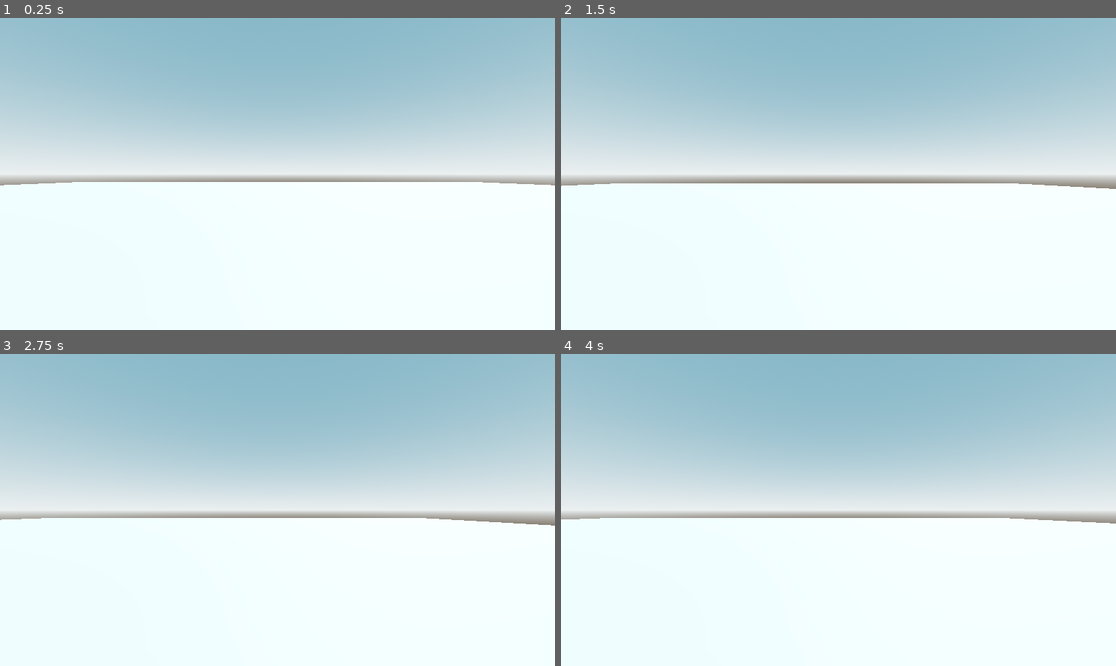
Above: before the commit, frames 1-4 (two rows, left to right).
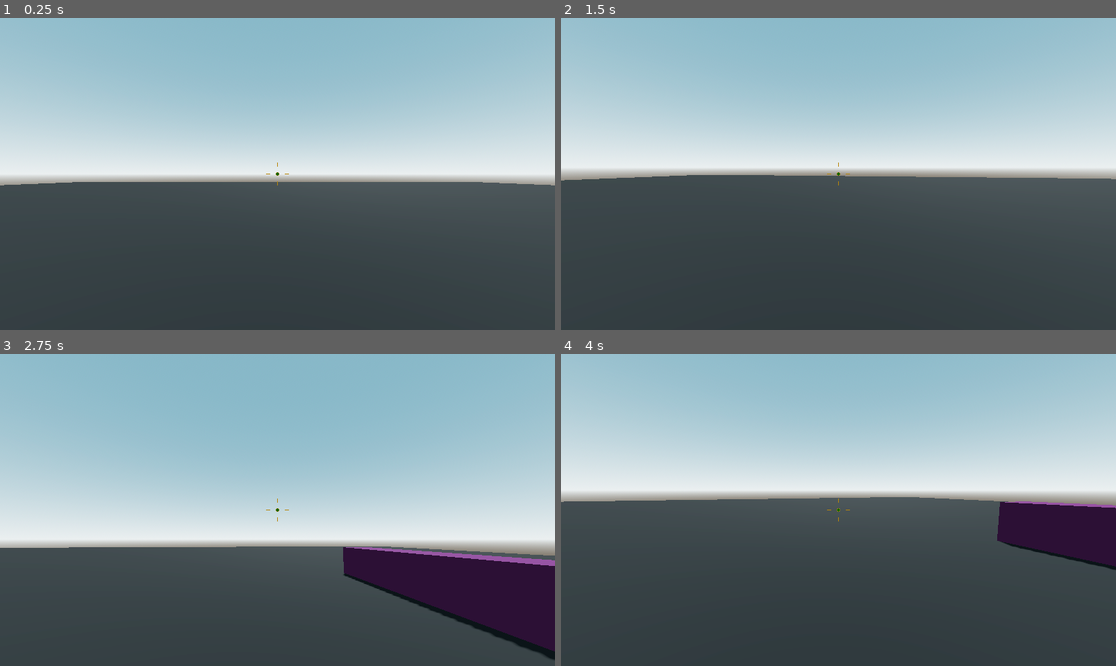
Above: after the commit, the same moments.

Repository: themarriage/Robo_rampage
Game: Godot game, scene res://Scenes/sandbox.tscn
Same seed, same stepped clock (60 frames per second), same inputs: the game is played once before the commit and once after it.
Inputs (mouse positions are in pixels of both pictures, inside the frame that each line leads up to):
- Up to frame 1 (0.25 s): no input
- Up to frame 2 (1.5 s): tap Enter at 0.5 s; move the mouse to (960, 158) at 0.52 s; hold D (move_right) 0.53-1.28 s; tap Space (jump) at 0.6, 0.77, 1.07, 1.35 s; move the mouse to (727, 189) at 1.27 s; hold S (move_backward) from 1.28 s (still down)
- Up to frame 3 (2.75 s): tap Space (jump) at 1.52, 1.82, 2.1 s; move the mouse to (333, 441) at 2.02 s; release S (move_backward) at 2.03 s; hold D (move_right) from 2.03 s (still down)
- Up to frame 4 (4 s): move the mouse to (810, 572) at 2.77 s; release D (move_right) at 2.78 s; hold W (move_forward) 2.78-3.53 s; tap Space (jump) at 2.85, 3.02, 3.32, 3.6, 3.77 s; move the mouse to (1005, 556) at 3.52 s; hold A (move_left) from 3.53 s (still down)

The runs differ from the first frame. In frame 1, 47% of the frame differs, in the area x 0-100%, y 46-100%; in frame 2, 51%; in frame 3, 54%; in frame 4, 57%, in the area x 0-100%, y 38-100%.

Commit message:
First update adding most of the walking and crosshair camera code.

Diff:
--- /dev/null
+++ b/Robo-Rampage 2 electric boogalloo/Materials/Purp.tres
@@ -0,0 +1,4 @@
+[gd_resource type="StandardMaterial3D" format=3 uid="uid://dddlvsix36tf3"]
+
+[resource]
+albedo_color = Color(0.262745, 0.027451, 0.243137, 1)
--- /dev/null
+++ b/Robo-Rampage 2 electric boogalloo/Materials/black.tres
@@ -0,0 +1,4 @@
+[gd_resource type="StandardMaterial3D" format=3 uid="uid://bhw85vuf6llbc"]
+
+[resource]
+albedo_color = Color(0, 0, 0, 1)
--- a/Robo-Rampage 2 electric boogalloo/Scenes/player.tscn
+++ b/Robo-Rampage 2 electric boogalloo/Scenes/player.tscn
@@ -1,6 +1,8 @@
-[gd_scene load_steps=4 format=3 uid="uid://cm1shj8hk86bx"]
+[gd_scene load_steps=6 format=3 uid="uid://cm1shj8hk86bx"]
 
 [ext_resource type="Script" uid="uid://cwxs2l1tdv8cl" path="res://Scripts/player.gd" id="1_v0iea"]
+[ext_resource type="Script" uid="uid://dbci10xvr383y" path="res://Scripts/camera_3d.gd" id="2_cvnsp"]
+[ext_resource type="Script" uid="uid://dsq2218n7x3n4" path="res://Scripts/crossed_hair.gd" id="3_6t5aa"]
 
 [sub_resource type="CapsuleMesh" id="CapsuleMesh_f60y1"]
 
@@ -15,5 +17,21 @@
 [node name="CollisionShape3D" type="CollisionShape3D" parent="."]
 shape = SubResource("CapsuleShape3D_v0iea")
 
-[node name="Camera3D" type="Camera3D" parent="."]
+[node name="Cam Pivot" type="Node3D" parent="."]
 transform = Transform3D(1, 0, 0, 0, 1, 0, 0, 0, 1, 0, 0.3, 0)
+
+[node name="Camera3D" type="Camera3D" parent="Cam Pivot"]
+transform = Transform3D(1, 0, 0, 0, 1, 0, 0, 0, 1, 0, 0.6, 0)
+top_level = true
+script = ExtResource("2_cvnsp")
+
+[node name="CenterContainer" type="CenterContainer" parent="."]
+anchors_preset = 15
+anchor_right = 1.0
+anchor_bottom = 1.0
+grow_horizontal = 2
+grow_vertical = 2
+
+[node name="Crossed hair" type="Control" parent="CenterContainer"]
+layout_mode = 2
+script = ExtResource("3_6t5aa")
--- a/Robo-Rampage 2 electric boogalloo/Scenes/sandbox.tscn
+++ b/Robo-Rampage 2 electric boogalloo/Scenes/sandbox.tscn
@@ -1,6 +1,8 @@
-[gd_scene load_steps=5 format=3 uid="uid://5dey8sm7vgx7"]
+[gd_scene load_steps=7 format=3 uid="uid://5dey8sm7vgx7"]
 
 [ext_resource type="PackedScene" uid="uid://cm1shj8hk86bx" path="res://Scenes/player.tscn" id="1_d7bho"]
+[ext_resource type="Material" uid="uid://bhw85vuf6llbc" path="res://Materials/black.tres" id="1_y0mvb"]
+[ext_resource type="Material" uid="uid://dddlvsix36tf3" path="res://Materials/Purp.tres" id="2_2b6ht"]
 
 [sub_resource type="ProceduralSkyMaterial" id="ProceduralSkyMaterial_cyy3s"]
 sky_top_color = Color(0.406968, 0.578621, 0.650564, 1)
@@ -30,6 +32,15 @@
 transform = Transform3D(1, 0, 0, 0, 1, 0, 0, 0, 1, 0, -0.5, 0)
 use_collision = true
 size = Vector3(64, 1, 64)
+material = ExtResource("1_y0mvb")
 
 [node name="Player" parent="." instance=ExtResource("1_d7bho")]
 transform = Transform3D(1, 0, 0, 0, 1, 0, 0, 0, 1, 0, 1, 0)
+
+[node name="Level Objects" type="Node" parent="."]
+
+[node name="CSGBox3D" type="CSGBox3D" parent="Level Objects"]
+transform = Transform3D(1, 0, 0, 0, 1, 0, 0, 0, 1, 12, 0.5, 0)
+use_collision = true
+size = Vector3(1, 1, 6)
+material = ExtResource("2_2b6ht")
--- /dev/null
+++ b/Robo-Rampage 2 electric boogalloo/Scripts/camera_3d.gd
@@ -0,0 +1,11 @@
+extends Camera3D
+
+@export var speed:= 44.0
+
+func _physics_process(delta: float) -> void:
+	var weight = clamp(delta*speed,0.0,1.0)
+
+	global_transform = global_transform.interpolate_with(
+		get_parent().global_transform,weight
+	)
+	global_position = get_parent().global_position
--- /dev/null
+++ b/Robo-Rampage 2 electric boogalloo/Scripts/crossed_hair.gd
@@ -0,0 +1,10 @@
+extends Control
+
+func _draw() -> void:
+	draw_circle(Vector2.ZERO, 4, Color.DARK_GOLDENROD)
+	draw_circle(Vector2.ZERO, 3, Color.DARK_GREEN)
+
+	draw_line(Vector2 (16,0), Vector2(24,0), Color.DARK_GOLDENROD)
+	draw_line(Vector2 (-16,0), Vector2(-24,0), Color.DARK_GOLDENROD)
+	draw_line(Vector2 (0,16), Vector2(0,24), Color.DARK_GOLDENROD)
+	draw_line(Vector2 (0,-16), Vector2(0,-24), Color.DARK_GOLDENROD)
--- a/Robo-Rampage 2 electric boogalloo/Scripts/player.gd
+++ b/Robo-Rampage 2 electric boogalloo/Scripts/player.gd
@@ -2,17 +2,25 @@
 
 
 const SPEED = 5.0
-const JUMP_VELOCITY = 4.5
+@export var jump_height: float= 1.0
+
+var mouse_motion:= Vector2.ZERO
+@onready var cam_pivot: Node3D = $"Cam Pivot"
+var gravity: float = ProjectSettings.get_setting("physics/3d/default_gravity")
 
 
+func _ready() -> void:
+	Input.mouse_mode = Input.MOUSE_MODE_CAPTURED
+
 func _physics_process(delta: float) -> void:
+	handle_camera_rotation()
 	# Add the gravity.
 	if not is_on_floor():
-		velocity += get_gravity() * delta
+		velocity.y -= gravity*delta
 
 	# Handle jump.
 	if Input.is_action_just_pressed("jump") and is_on_floor():
-		velocity.y = JUMP_VELOCITY
+		velocity.y = sqrt(jump_height * 2.0 *gravity)
 
 	# Get the input direction and handle the movement/deceleration.
 	# As good practice, you should replace UI actions with custom gameplay actions.
@@ -26,3 +34,18 @@
 		velocity.z = move_toward(velocity.z, 0, SPEED)
 
 	move_and_slide()
+
+func _input(event):
+	if event is InputEventMouseMotion:
+		if Input.mouse_mode ==Input.MOUSE_MODE_CAPTURED:
+			mouse_motion = -event.relative * 0.001
+	if event.is_action_pressed("ui_cancel"):
+		Input.mouse_mode = Input.MOUSE_MODE_VISIBLE
+
+func handle_camera_rotation() -> void:
+	rotate_y(mouse_motion.x)
+	cam_pivot.rotation_degrees.x = clampf(
+		cam_pivot.rotation_degrees.x, -90.0, 90.0
+	)
+	cam_pivot. rotate_x(mouse_motion.y)
+	mouse_motion= Vector2.ZERO
Not shown, added: Robo-Rampage 2 electric boogalloo/Scripts/camera_3d.gd.uid
Not shown, added: Robo-Rampage 2 electric boogalloo/Scripts/crossed_hair.gd.uid
